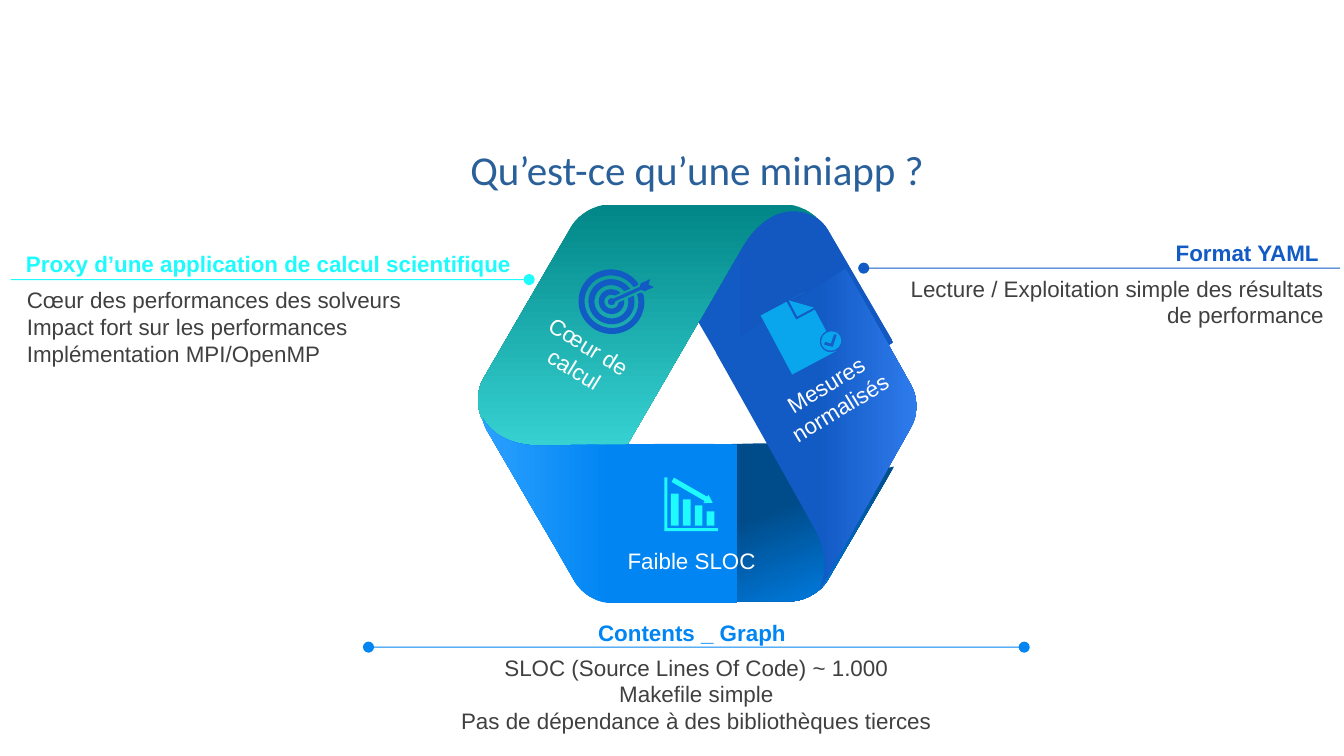
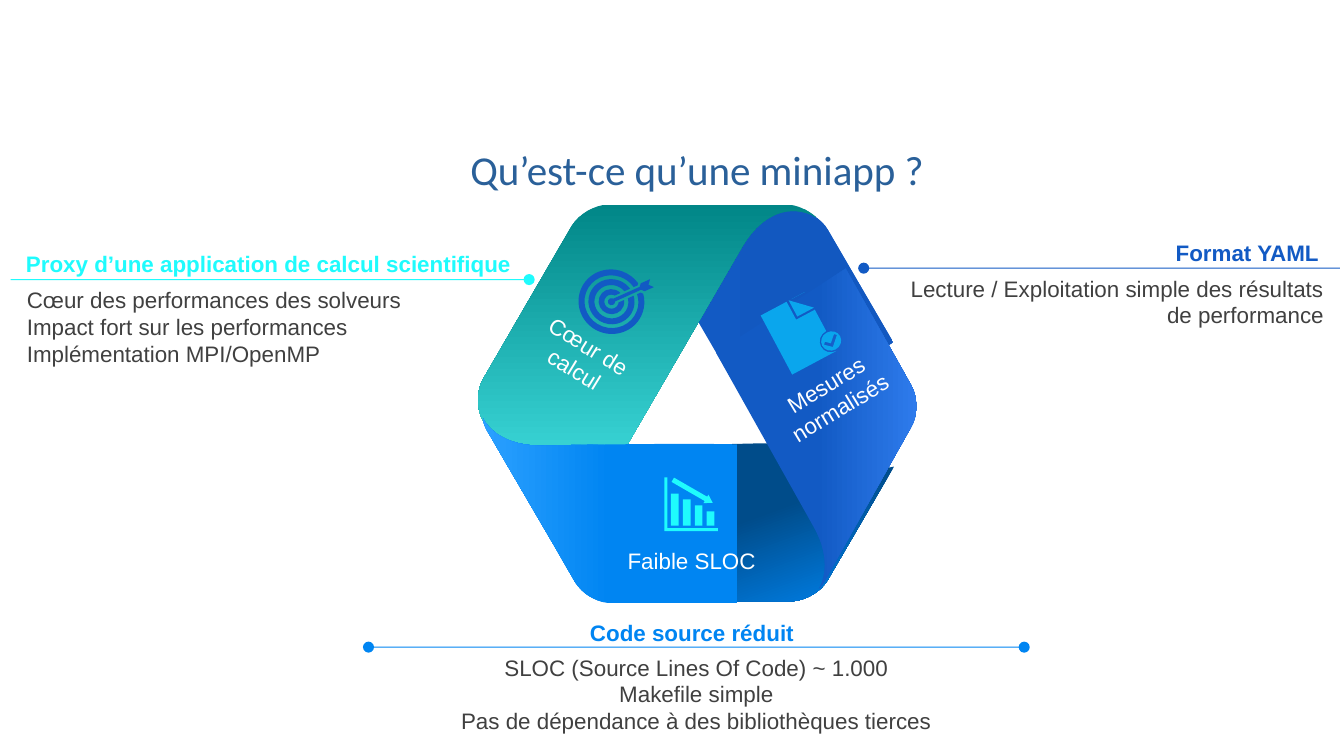
Before and after one commit to Robin-Cazalbou/Stage_M1_Miniapp, a slide deck: slide 3 of Présentation_Orale_stage/Présentation_orale_stage_CAZALBOU_Robin.odp. Drawn at 1344x756 pixels with LibreOffice and Linux fonts; fonts in the diff are those of the drawing; background and template pictures are left out. Boxes give left, top, right and bottom in pixels: in the first picture for what was removed or moved away, otherwise in the second. Text is boxed around its words. In the diff, an @@ line names an element or a change of style, - is before the commit and + after.

```diff
--- a/Présentation_Orale_stage/Présentation_orale_stage_CAZALBOU_Robin.odp
+++ b/Présentation_Orale_stage/Présentation_orale_stage_CAZALBOU_Robin.odp
@@ text at bbox=[590, 624, 794, 647]: text changed @@
-Contents _ Graph
+Code source réduit
```
Also in this commit, not shown: 2 other slides changed, 1 slide added, 2 other files.
